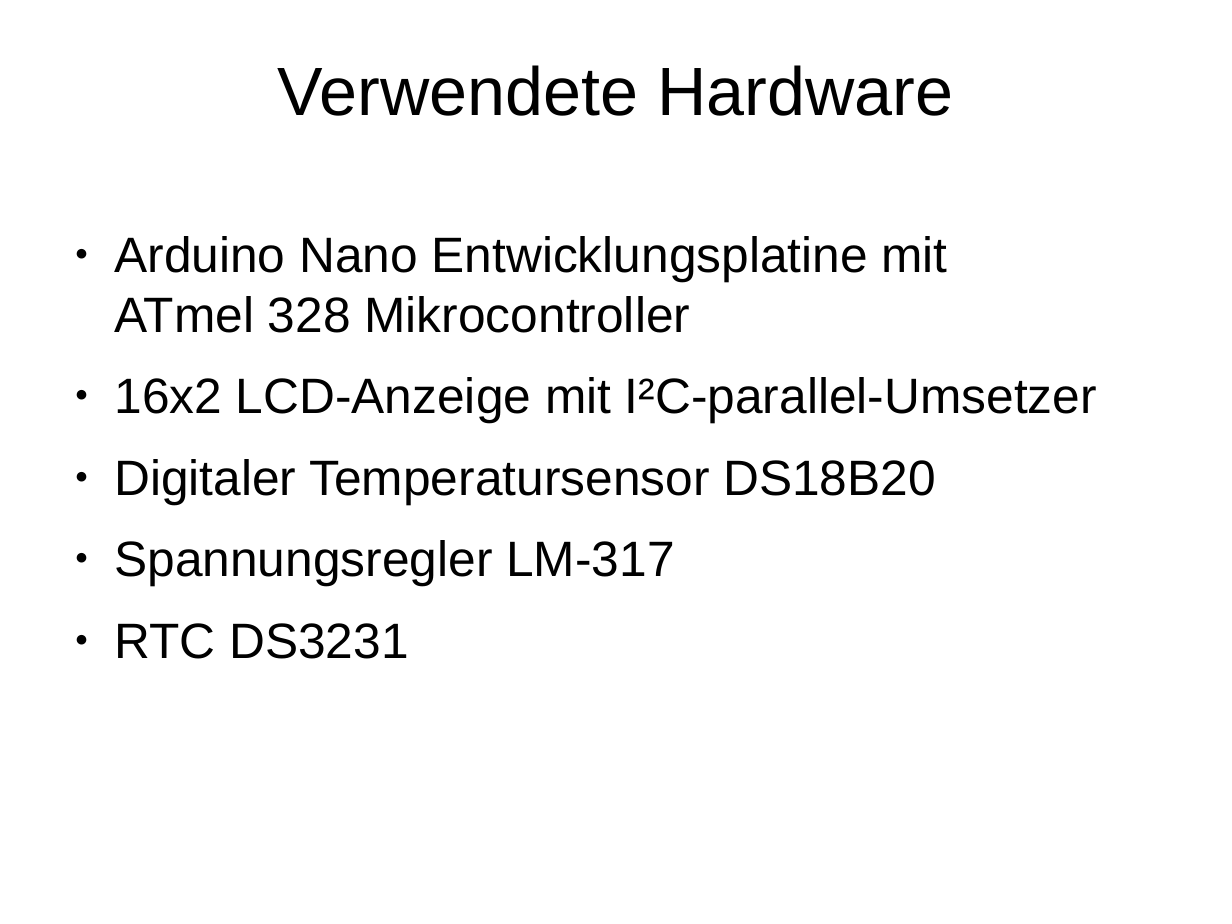
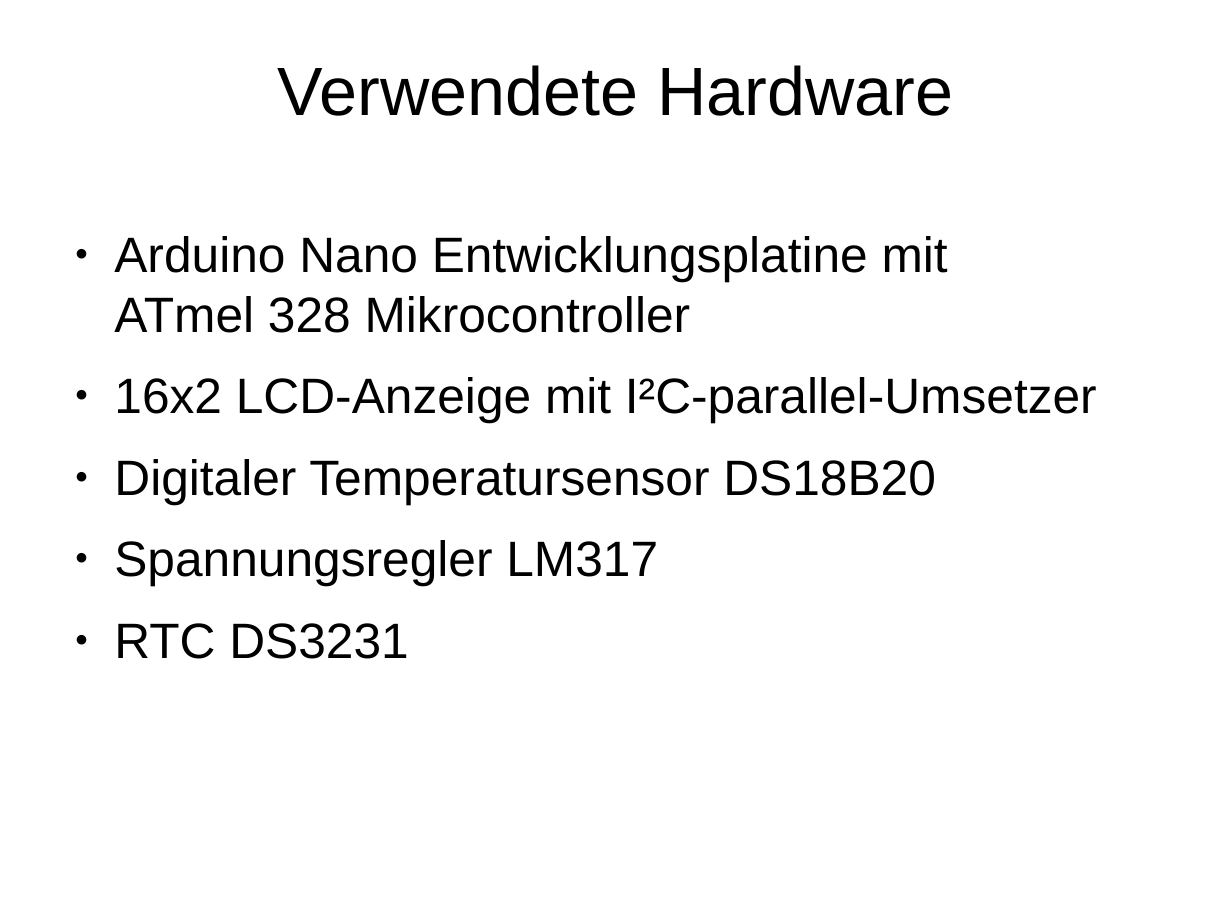
Before and after one commit to celentanos/mca, a slide deck: slide 5 of Vortrag.odp. Drawn at 1232x924 pixels with LibreOffice and Linux fonts; fonts in the diff are those of the drawing; background and template pictures are left out. Boxes give left, top, right and bottom in pixels: in the first picture for what was removed or moved away, otherwise in the second. Text is boxed around its words. In the diff, an @@ line names an element or a change of style, - is before the commit and + after.

```diff
--- a/Vortrag.odp
+++ b/Vortrag.odp
@@ text at <box>114,540,658,586</box>: text changed @@
-● Spannungsregler LM-317
+● Spannungsregler LM317
```
Also in this commit, not shown: 1 other slide changed, 3 slides added, 4 other files.
